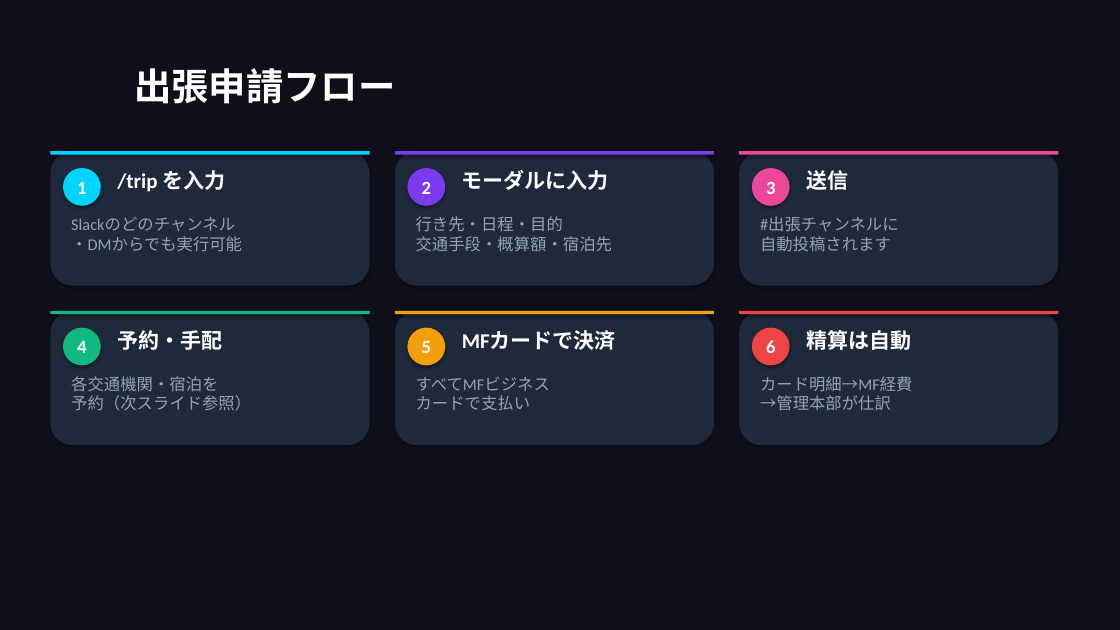
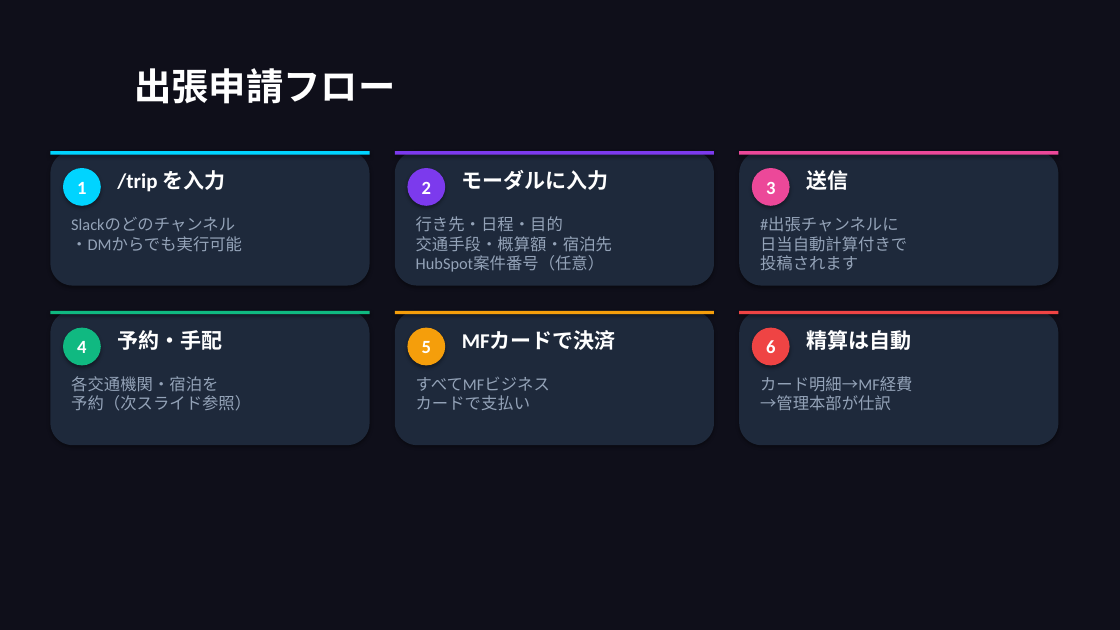
Before and after one commit to takeshiizawa123/next-procurement-poc, a slide deck: slide 22 of docs/user-manual.pptx (slide 21 before the commit). Drawn at 1120x630 pixels with LibreOffice and Linux fonts; fonts in the diff are those of the drawing. Boxes give left, top, right and bottom in pixels: in the first picture for what was removed or moved away, otherwise in the second. Text is boxed around its words. In the diff, an @@ line names an element or a change of style, - is before the commit and + after.

```diff
--- a/docs/user-manual.pptx
+++ b/docs/user-manual.pptx
@@ text at (416, 216, 612, 272): text changed @@
-行き先・日程・目的
-交通手段・概算額・宿泊先
+行き先・日程・目的
+交通手段・概算額・宿泊先
+HubSpot案件番号（任意）
@@ text at (760, 217, 907, 270): text changed @@
-#出張チャンネルに
-自動投稿されます
+#出張チャンネルに
+日当自動計算付きで
+投稿されます
```
Also in this commit, not shown: 3 other slides changed, 2 slides added, 5 other files.
